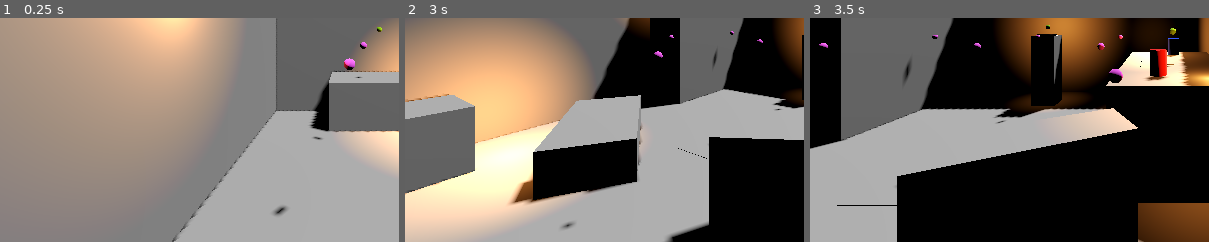
Above: before the commit, frames 1-3 (left to right).
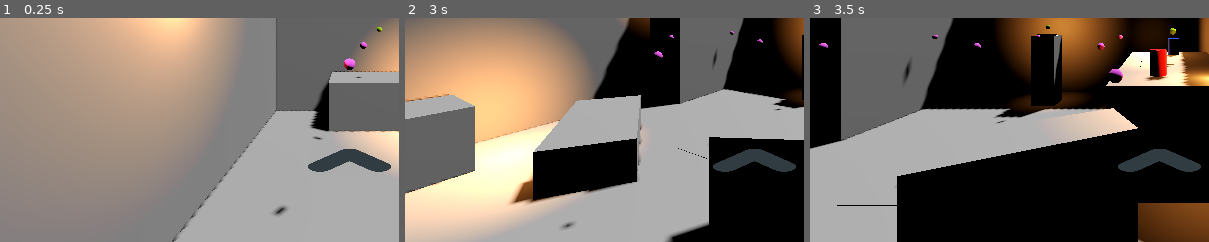
Above: after the commit, the same moments.

Repository: DeepRestGames/shadow-and-alchemy
Game: Godot game, scene res://Scenes/MainScene_Prototype01.tscn
The game is run twice, just before and just after one commit, with the same random seed, the same clock (stepped at 60 frames per second) and the same inputs.
Inputs (mouse positions are % of the whole screen's width and height, from its top left):
- Up to frame 1 (0.25 s): no input
- Up to frame 2 (3 s): click (50, 82) at 0.52 s; click (3, 93) at 1.25 s; click (97, 93) at 2 s; tap Enter at 2.75 s; move the mouse to (72, 45) at 2.77 s; hold D (turn_right) from 2.78 s (still down); click (72, 45) at 2.85 s
- Up to frame 3 (3.5 s): keep holding D (turn_right)
The pictures show only the part of the screen within x 6-56%, y 50-100%; the shares and areas given below are measured in that part.

The runs differ from the first frame. In frame 1, 1.2% of the frame differs, in the area x 77-98%, y 58-69%; in frame 2, 1.2%; in frame 3, 1.2%.

Commit message:
Improved inventory items looks and logic

Diff:
--- a/Scenes/InventorySystem/InventoryItemUI.tscn
+++ b/Scenes/InventorySystem/InventoryItemUI.tscn
@@ -1,11 +1,62 @@
-[gd_scene load_steps=2 format=3 uid="uid://clbeqqp2w6elr"]
+[gd_scene load_steps=3 format=3 uid="uid://clbeqqp2w6elr"]
 
 [ext_resource type="Script" path="res://Scripts/InventorySystem/InventoryItemUI.gd" id="1_nxoxs"]
 
-[node name="InventoryItemUI" type="TextureRect"]
-anchors_preset = 15
-anchor_right = 1.0
-anchor_bottom = 1.0
+[sub_resource type="StyleBoxFlat" id="StyleBoxFlat_mr6fi"]
+bg_color = Color(0.231373, 0, 0.0627451, 1)
+border_width_left = 1
+border_width_top = 1
+border_width_right = 1
+border_width_bottom = 1
+corner_radius_top_left = 5
+corner_radius_top_right = 5
+corner_radius_bottom_right = 5
+corner_radius_bottom_left = 5
+
+[node name="InventoryItemUI" type="Control" node_paths=PackedStringArray("icon")]
+custom_minimum_size = Vector2(70, 70)
+layout_mode = 3
+anchors_preset = 8
+anchor_left = 0.5
+anchor_top = 0.5
+anchor_right = 0.5
+anchor_bottom = 0.5
+offset_left = -20.0
+offset_top = -20.0
+offset_right = 20.0
+offset_bottom = 20.0
 grow_horizontal = 2
 grow_vertical = 2
 script = ExtResource("1_nxoxs")
+icon = NodePath("Icon")
+
+[node name="Panel" type="Panel" parent="."]
+custom_minimum_size = Vector2(70, 70)
+layout_mode = 1
+anchors_preset = 8
+anchor_left = 0.5
+anchor_top = 0.5
+anchor_right = 0.5
+anchor_bottom = 0.5
+offset_left = -35.0
+offset_top = -35.0
+offset_right = 35.0
+offset_bottom = 35.0
+grow_horizontal = 2
+grow_vertical = 2
+theme_override_styles/panel = SubResource("StyleBoxFlat_mr6fi")
+
+[node name="Icon" type="TextureRect" parent="."]
+layout_mode = 1
+anchors_preset = 8
+anchor_left = 0.5
+anchor_top = 0.5
+anchor_right = 0.5
+anchor_bottom = 0.5
+offset_left = -30.0
+offset_top = -30.0
+offset_right = 30.0
+offset_bottom = 30.0
+grow_horizontal = 2
+grow_vertical = 2
+expand_mode = 2
--- a/Scenes/InventorySystem/InventoryUI.tscn
+++ b/Scenes/InventorySystem/InventoryUI.tscn
@@ -46,3 +46,22 @@
 texture_normal = ExtResource("2_4aj1m")
 ignore_texture_size = true
 stretch_mode = 0
+
+[node name="CentralArrow" type="TextureButton" parent="."]
+custom_minimum_size = Vector2(50, 120)
+layout_mode = 1
+anchors_preset = 5
+anchor_left = 0.5
+anchor_right = 0.5
+offset_left = -25.0
+offset_top = -100.0
+offset_right = 25.0
+offset_bottom = 20.0
+grow_horizontal = 2
+rotation = -1.5708
+pivot_offset = Vector2(25, 60)
+texture_normal = ExtResource("2_4aj1m")
+ignore_texture_size = true
+stretch_mode = 0
+
+[node name="AnimationPlayer" type="AnimationPlayer" parent="."]
--- a/Scripts/InventorySystem/InventoryItemUI.gd
+++ b/Scripts/InventorySystem/InventoryItemUI.gd
@@ -1,13 +1,15 @@
-extends TextureRect
+class_name InventoryItemUI
+extends Control
 
 
+@export var icon: TextureRect
 var item_data: InventoryItemData
 
 
 # Handle Drag&Drop, using items, etc.
 func _get_drag_data(_at_position):
 	var preview_texture = TextureRect.new()
-	preview_texture.texture = texture
+	preview_texture.texture = icon.texture
 	preview_texture.modulate = Color(1, 1, 1, .4)
 	preview_texture.scale = Vector2(.3, .3)
 	set_drag_preview(preview_texture)
--- a/Scripts/InventorySystem/InventoryUI.gd
+++ b/Scripts/InventorySystem/InventoryUI.gd
@@ -2,7 +2,7 @@
 
 @onready var inventory_items_carousel = $InventoryItemsCarousel
 @onready var inventory_item_scene = preload("res://Scenes/InventorySystem/InventoryItemUI.tscn")
-var inventory_items: Array[TextureRect]
+var inventory_items: Array[InventoryItemUI]
 
 
 func _ready():
@@ -17,10 +17,9 @@
 
 	# Add updated inventory items
 	for item in InventorySystem.inventory_items:
-		var current_item_scene = inventory_item_scene.instantiate()
-		current_item_scene.expand_mode = TextureRect.EXPAND_FIT_WIDTH
-		current_item_scene.texture = item.item_icon
-		current_item_scene.tooltip_text = item.item_name
+		var current_item_scene = inventory_item_scene.instantiate() as InventoryItemUI
+		current_item_scene.icon.texture = item.item_icon
+		current_item_scene.icon.tooltip_text = item.item_name
 		current_item_scene.item_data = item
 
 		inventory_items_carousel.add_child(current_item_scene)
